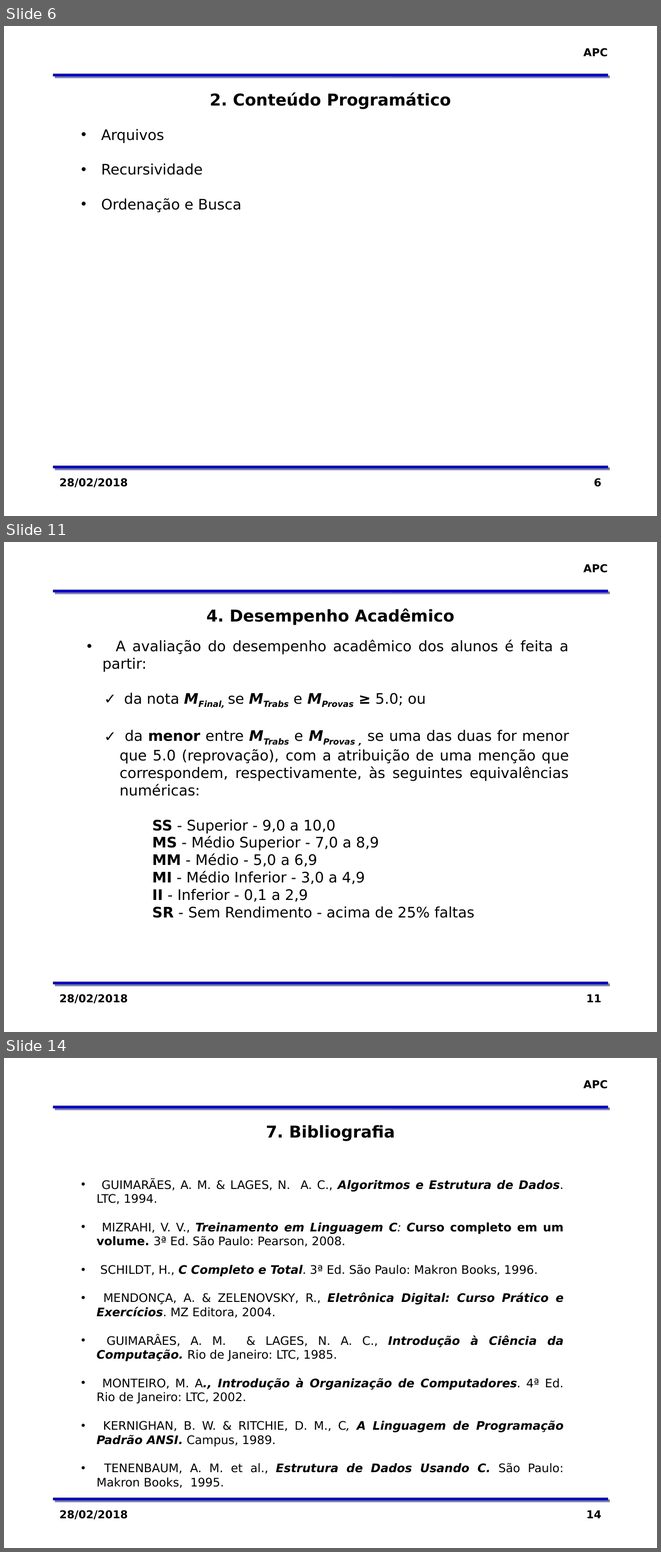
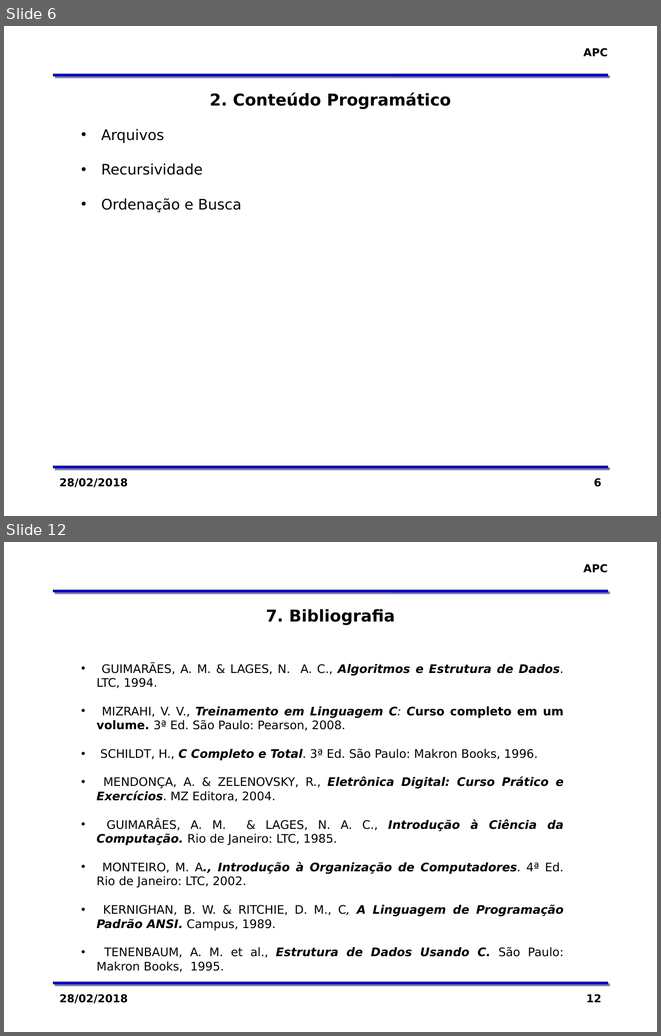
Before and after one commit to zaghetto/Algoritmos, a slide deck: MÓDULOS DE AULA/Módulo 00 - Apresentação da Disciplina_GERAL.pptx. Shown one above the other, each under a label of ours: slides 6, 11 and 14 before the commit, slides 6 and 12 after it; the slides between them are not shown. The pictures are 661x1552 and 661x1036 pixels, drawn with LibreOffice and Linux fonts; fonts in the diff are those of the drawing; background and template pictures are left out. Boxes give left, top, right and bottom in pixels: in the first picture for what was removed or moved away, otherwise in the second. Text is boxed around its words. In the diff, an @@ line names an element or a change of style, - is before the commit and + after.

```diff
--- a/MÓDULOS DE AULA/Módulo 00 - Apresentação da Disciplina_GERAL.pptx
+++ b/MÓDULOS DE AULA/Módulo 00 - Apresentação da Disciplina_GERAL.pptx
@@ slide 11 removed at [4, 542, 657, 1032], background #FFFFFF; not listed: 3 template elements that a slide beside it also shows @@
@@ text removed at [206, 608, 454, 625] @@
-4. Desempenho Acadêmico
@@ text removed at [103, 640, 569, 918] @@
-• A avaliação do desempenho acadêmico dos alunos é feita a partir:
-  ✓ da nota MFinal, se MTrabs e MProvas ≥ 5.0; ou
-  ✓ da menor entre MTrabs e MProvas , se uma das duas for menor que 5.0 (reprovação), com a atribuição de uma menção que correspondem, respectivamente, às seguintes equivalências numéricas:
-    SS - Superior - 9,0 a 10,0
-    MS - Médio Superior - 7,0 a 8,9
-    MM - Médio - 5,0 a 6,9
-    MI - Médio Inferior - 3,0 a 4,9
-    II - Inferior - 0,1 a 2,9
-    SR - Sem Rendimento - acima de 25% faltas
@@ text removed at [60, 994, 128, 1003] @@
-28/02/2018
@@ page number removed at [586, 994, 601, 1002] @@
-11
@@ what was slide 14 is now slide 12 @@
@@ page number at [586, 994, 601, 1002]: text changed @@
-14
+12
```
Also in this commit, not shown: 7 slides changed, 1 other slide removed.
